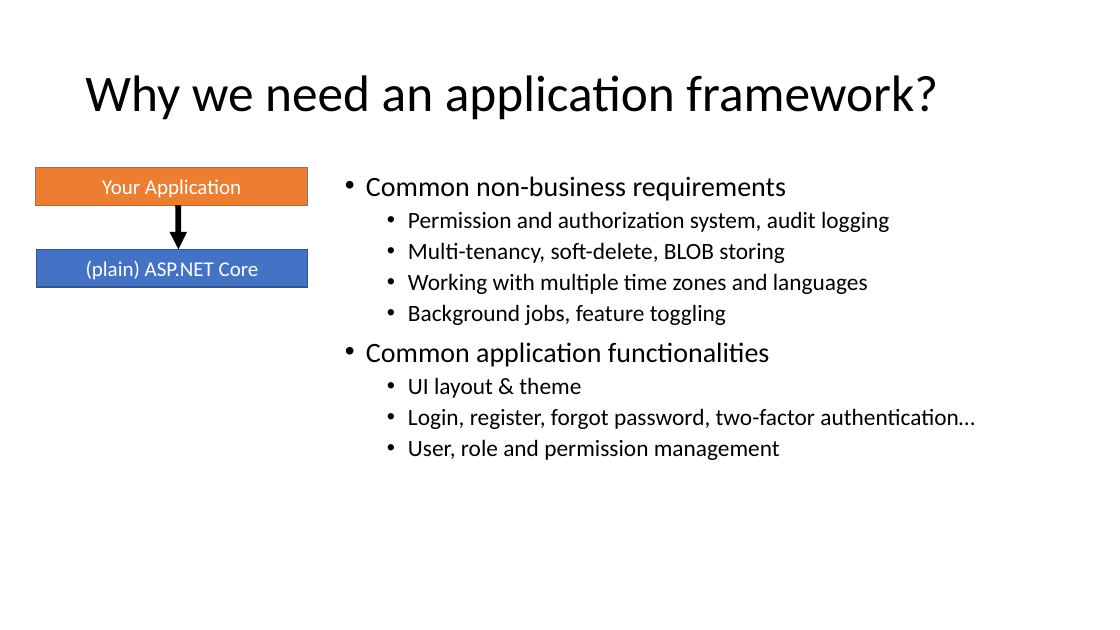
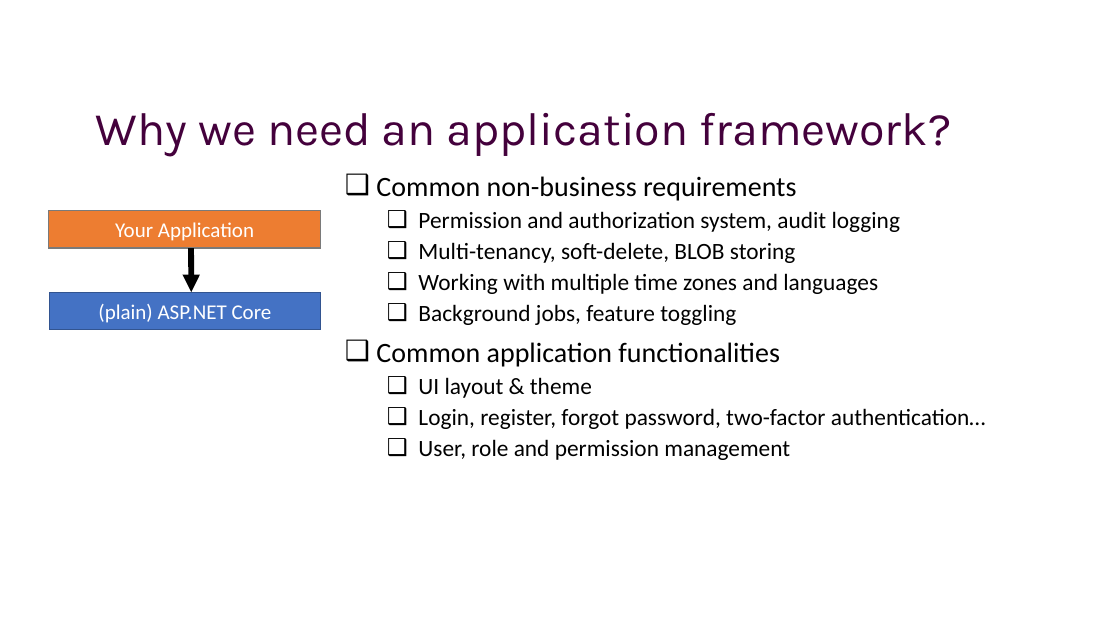
Before and after one commit to hikalkan/presentations, a slide deck: slide 4 of 2022-09-22 Dotnet Community Standup/ABP-Framework.pptx (slide 3 before the commit). Drawn at 1120x630 pixels with LibreOffice and Linux fonts; fonts in the diff are those of the drawing; background and template pictures are left out. Boxes give left, top, right and bottom in pixels: in the first picture for what was removed or moved away, otherwise in the second. Text is boxed around its words. In the diff, an @@ line names an element or a change of style, - is before the commit and + after.

Commit message:
Apply presentation styles

```diff
--- a/2022-09-22 Dotnet Community Standup/ABP-Framework.pptx
+++ b/2022-09-22 Dotnet Community Standup/ABP-Framework.pptx
@@ title "Why we need an application ...": place and size @@
-title "Why we need an application ..." at box(85, 75, 938, 120)
+title "Why we need an application ..." at box(96, 113, 952, 156)
@@ title "Why we need an application ..." at box(96, 113, 952, 156): size 44 to 40 pt, font Calibri to Karla, text colour #000000 to #44013C @@
@@ text "Common non-business requirements" at box(376, 176, 986, 460): bullet • to ❑ @@
@@ rectangle "Your Application": place and size @@
-rectangle "Your Application" at box(36, 168, 308, 206)
+rectangle "Your Application" at box(49, 211, 321, 249)
@@ arrow moved from (178, 205) - (178, 250) to (191, 248) - (192, 292) @@
@@ rectangle "(plain) ASP.NET Core": place and size @@
-rectangle "(plain) ASP.NET Core" at box(36, 250, 308, 287)
+rectangle "(plain) ASP.NET Core" at box(50, 292, 321, 330)
```
Also in this commit, not shown: 6 other slides changed, 19 slides added, 1 slide removed, 2 other files.
